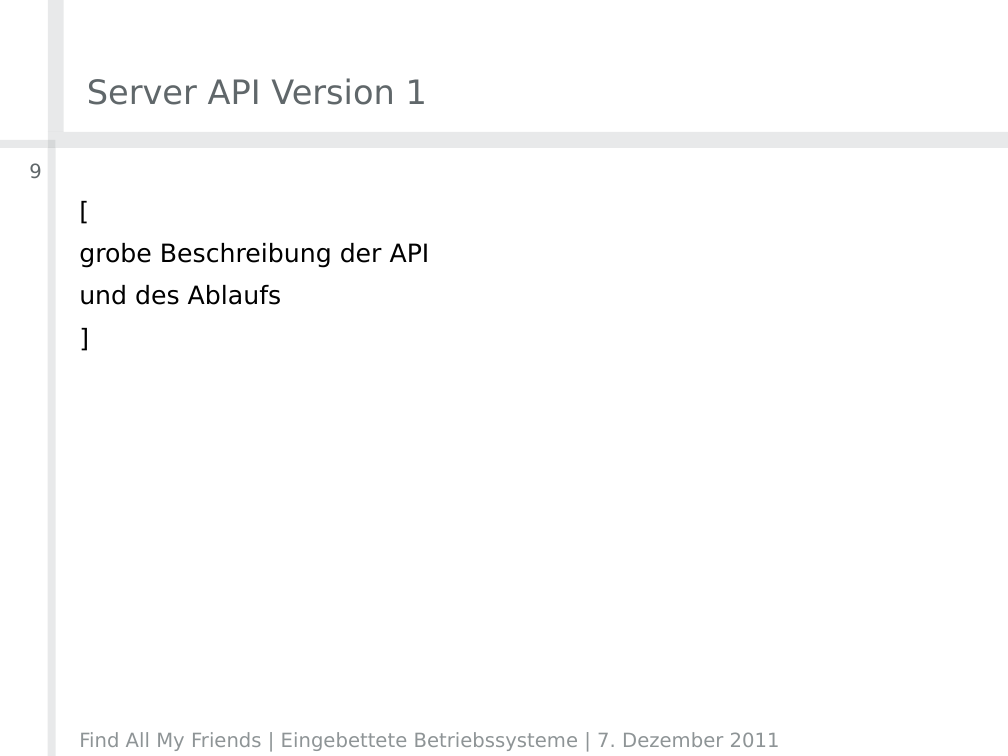
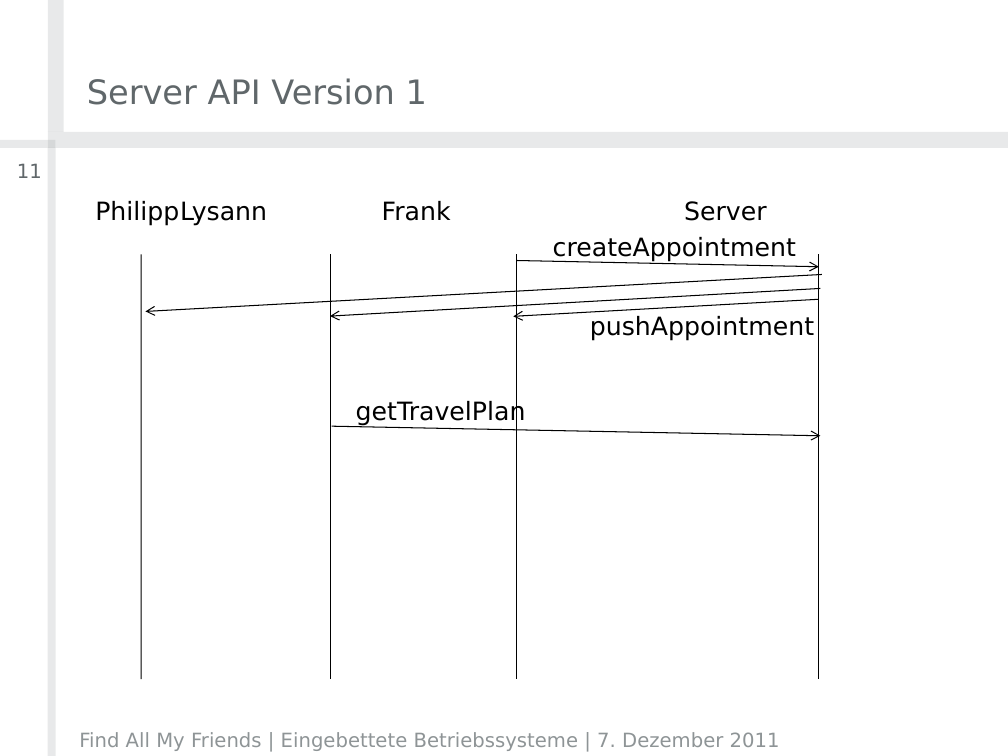
Before and after one commit to timfel/meet4xmas, a slide deck: slide 11 of presentations/2011-12-07_Projektvorstellung.pptx (slide 9 before the commit). Drawn at 1008x756 pixels with LibreOffice and Linux fonts; fonts in the diff are those of the drawing; background and template pictures are left out. Boxes give left, top, right and bottom in pixels: in the first picture for what was removed or moved away, otherwise in the second. Text is boxed around its words. In the diff, an @@ line names an element or a change of style, - is before the commit and + after.

```diff
--- a/presentations/2011-12-07_Projektvorstellung.pptx
+++ b/presentations/2011-12-07_Projektvorstellung.pptx
@@ page number at <box>17,163,42,178</box>: text changed @@
-9
+11
@@ text at <box>382,201,767,221</box>: text changed @@
-[
-grobe Beschreibung der API
-und des Ablaufs
-]
+Philipp Lysann Frank Server
@@ text added at <box>553,237,796,262</box>, 18 pt, text #000000 @@
+createAppointment
@@ line added from (141, 254) to (141, 679), #000000 0.75 pt @@
@@ line added from (330, 254) to (330, 679), #000000 0.75 pt @@
@@ line added from (516, 254) to (516, 679), #000000 0.75 pt @@
@@ arrow added from (516, 260) to (818, 267), #000000 0.75 pt @@
@@ line added from (818, 254) to (818, 679), #000000 0.75 pt @@
@@ arrow added from (822, 274) to (145, 311), #000000 0.75 pt @@
@@ arrow added from (821, 288) to (330, 317), #000000 0.75 pt @@
@@ arrow added from (818, 299) to (513, 317), #000000 0.75 pt @@
@@ text added at <box>590,316,814,341</box>, 18 pt, text #000000 @@
+pushAppointment
@@ text added at <box>356,400,526,427</box>, 18 pt, text #000000 @@
+getTravelPlan
@@ arrow added from (332, 426) to (821, 435), #000000 0.75 pt @@
```
Also in this commit, not shown: 1 other slide changed, 7 slides added.
